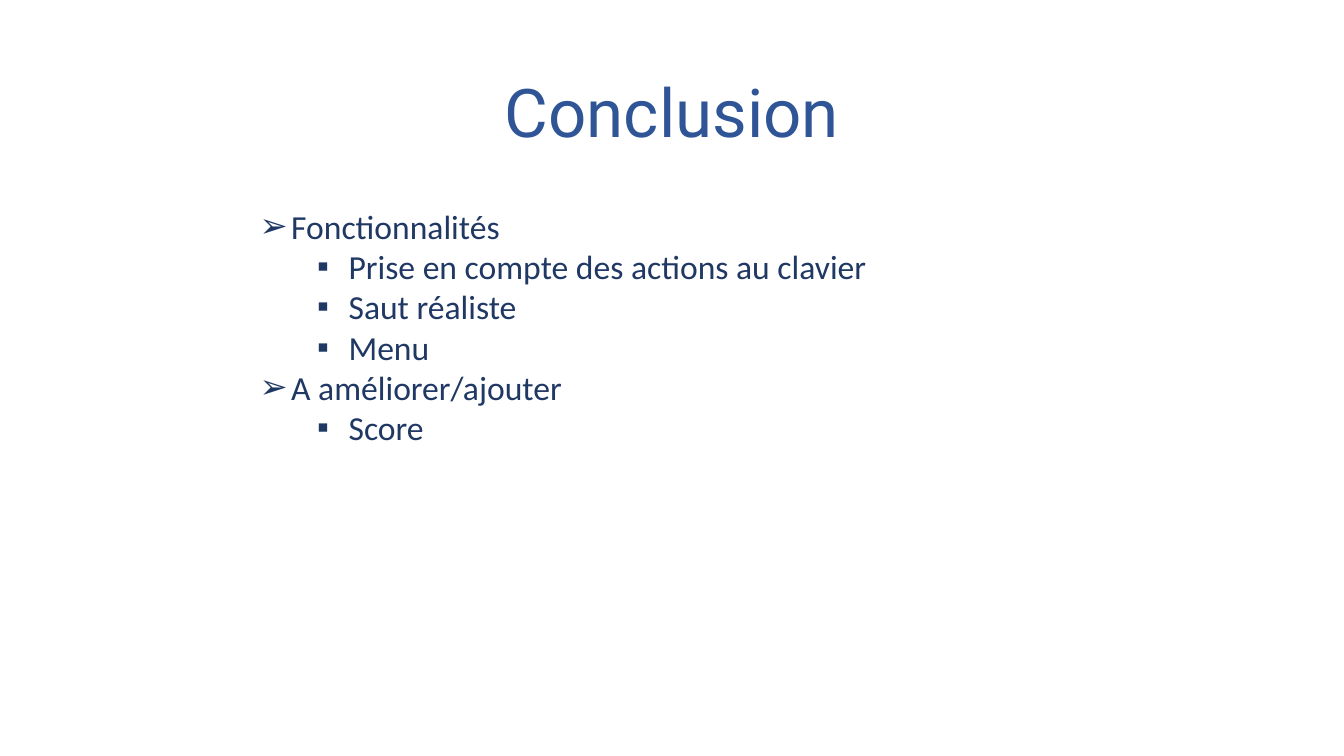
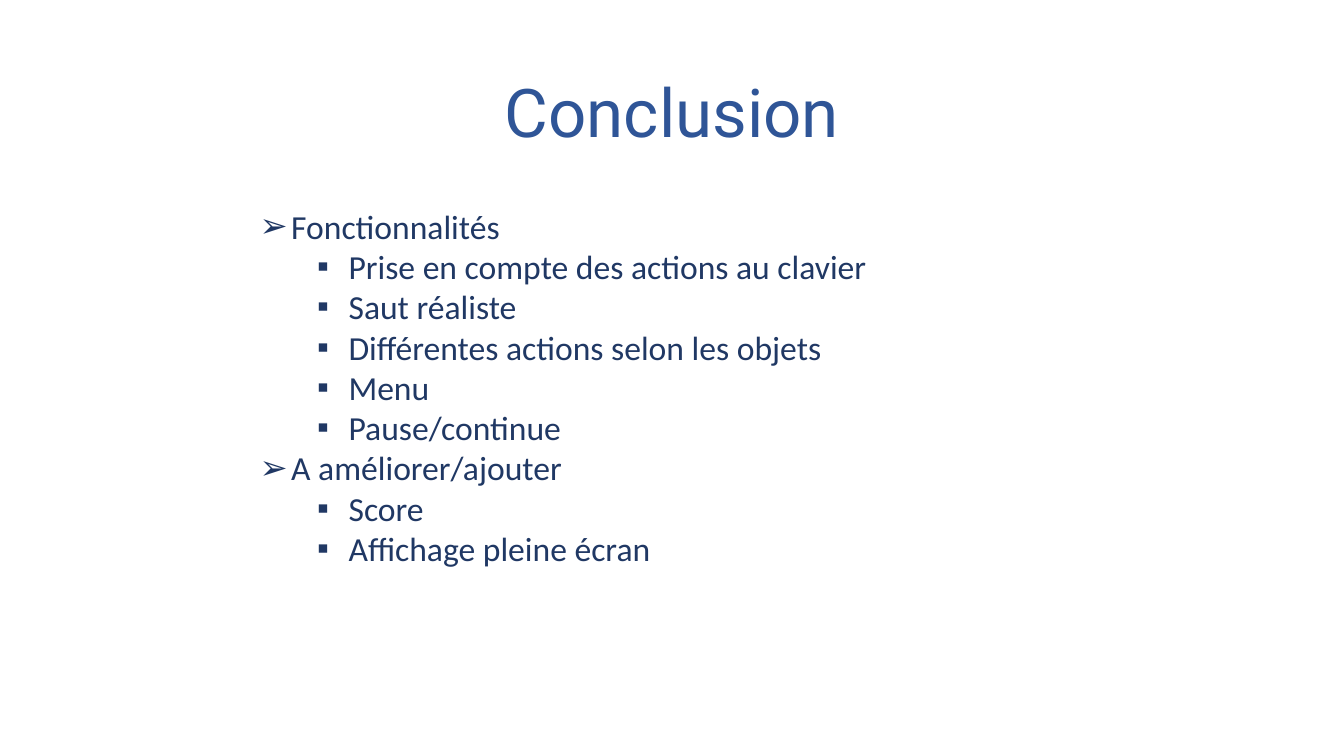
Before and after one commit to Yanow0/EndlessRunnerV2, a slide deck: slide 7 of presentation.pptx. Drawn at 1344x756 pixels with LibreOffice and Linux fonts; fonts in the diff are those of the drawing; background and template pictures are left out. Boxes give left, top, right and bottom in pixels: in the first picture for what was removed or moved away, otherwise in the second. Text is boxed around its words. In the diff, an @@ line names an element or a change of style, - is before the commit and + after.

```diff
--- a/presentation.pptx
+++ b/presentation.pptx
@@ text at (x1=349, y1=336, x2=821, y2=366): paragraph added @@
+▪ Différentes actions selon les objets
@@ text at (x1=349, y1=416, x2=561, y2=442): paragraph added @@
+▪ Pause/continue
@@ text at (x1=349, y1=537, x2=651, y2=567): paragraph added @@
+▪ Affichage pleine écran
```
Also in this commit, not shown: 1 other file.
